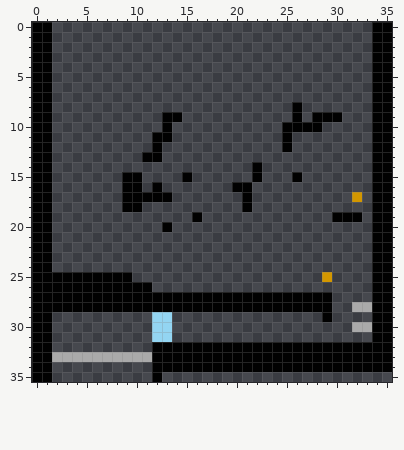
Pixel-art sprite, stored at AridArnold/Content/Campaigns/MainCampaign/Hub/0601.png. Above is the file before it was changed.
The file is 36x36 pixels. Colours within 5 levels of each other are drawn and written as one.
After:
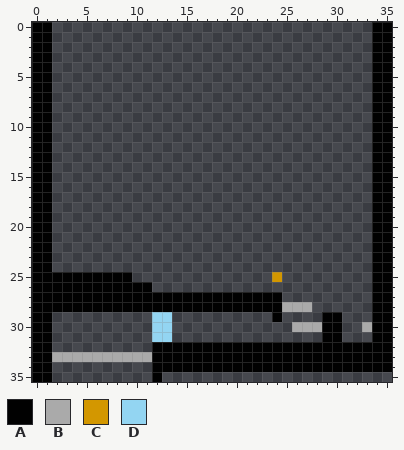
Palette (. is transparent): A #010101  B #aaaaaa  C #d39700  D #93d5f2
The exact change:
The author put colour A in row 29 at x 24 and 30; in rows 30 to 31 at x 29 to 30.
The author put colour B in row 30 at x 26 to 28.
Colour A becomes colour B in row 28 at x 25 to 27.
The author put colour C in row 25 at x 24.
The author cleared colour A in row 8 at x 26; in row 9 at x 13 to 14, 26 and 28 to 30; in row 10 at x 13 and 25 to 28; in row 11 at x 12 to 13 and 25; in row 12 at x 12 and 25; in row 13 at x 11 to 12.
The author cleared colour A in row 14 at x 22; in row 15 at x 9 to 10, 15, 22 and 26; in row 16 at x 9 to 10, 12 and 20 to 21; in row 17 at x 9 to 13 and 21; in row 18 at x 9 to 10 and 21; in row 19 at x 16 and 30 to 32.
The author cleared colour A in row 20 at x 13; in row 27 at x 25 to 29; in row 28 at x 28 to 29.
The author cleared colour B in row 28 at x 32 to 33; in row 30 at x 32.
The author cleared colour C in row 17 at x 32; in row 25 at x 29.
Pixel boxes of the changes (left, top, right, bottom) in both pictures:
erased: (122, 102, 362, 232)
changed: (272, 272, 372, 342)
